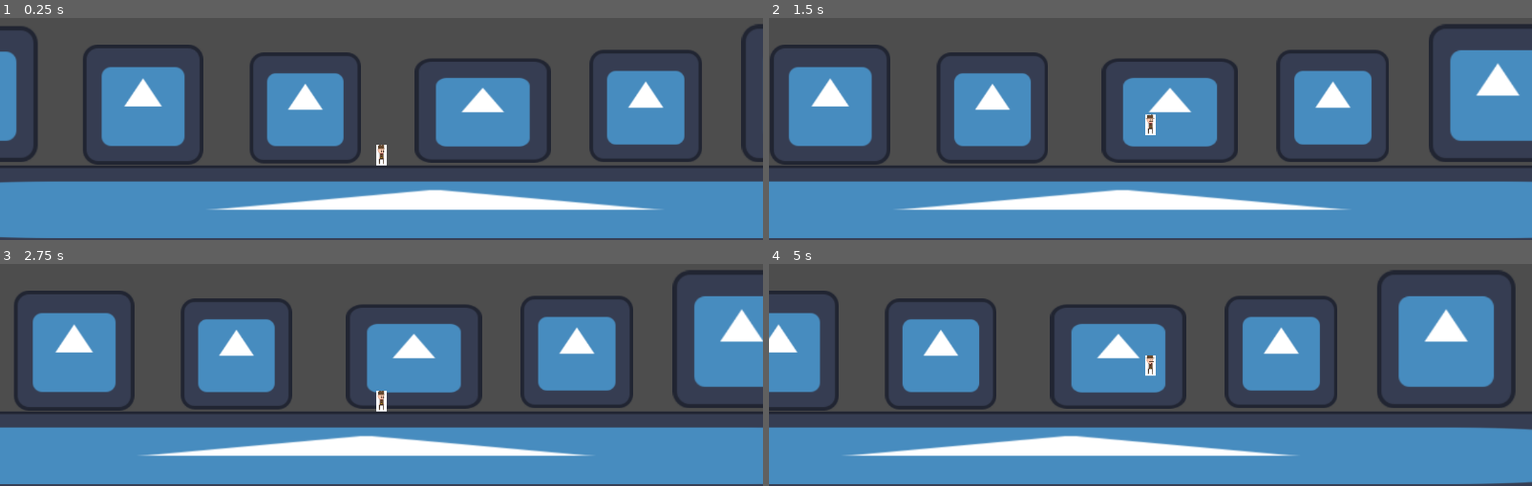
Above: before the commit, frames 1-4 (two rows, left to right).
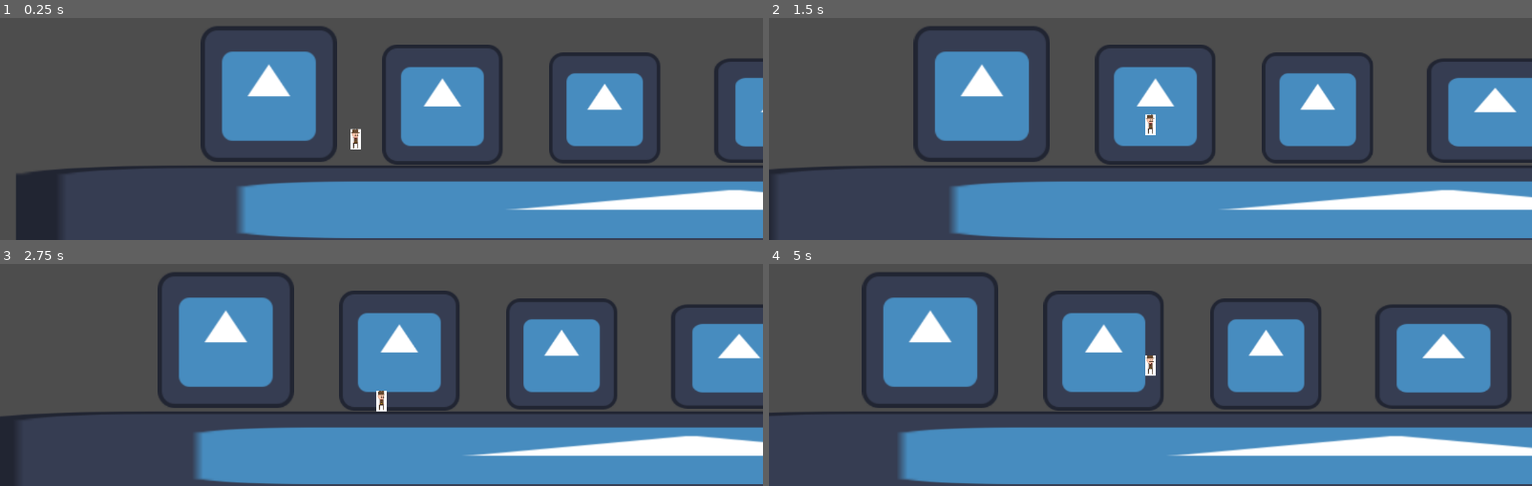
Above: after the commit, the same moments.

Repository: ridleykesecker/gs-western
Game: Godot game, scene res://town_outside.tscn
Same seed, same stepped clock (60 frames per second), same inputs: the game is played once before the commit and once after it. The engine's default icon, where the game draws it, is replaced by a stand-in: a white triangle on a blue panel in a dark square.
Inputs:
- Up to frame 1 (0.25 s): no input
- Up to frame 2 (1.5 s): tap Enter (ui_accept) at 0.5, 0.6, 0.77, 1.07, 1.35 s; hold Right (ui_right) from 0.53 s (still down)
- Up to frame 3 (2.75 s): tap Enter (ui_accept) at 1.52, 1.82, 2.1 s; release Right (ui_right) at 2.03 s; hold Left (ui_left) from 2.03 s (still down)
- Up to frame 4 (5 s): release Left (ui_left) at 2.78 s; hold Right (ui_right) 2.78-4.28 s; tap Enter (ui_accept) at 2.85, 3.02, 3.32, 3.6, 3.77, 4.07, 4.35, 4.52, 4.82 s; hold Left (ui_left) from 4.28 s (still down)

The runs differ from the first frame. In frame 1, 38% of the frame differs, in the area x 0-100%, y 2-100%; in frame 2, 31%; in frame 3, 31%; in frame 4, 29%.

Commit message:
sfhxhhsg

Diff:
--- a/western/Area2D.gd
+++ b/western/Area2D.gd
@@ -2,7 +2,7 @@
 
 var at_door = false
 
-func _process(delta):
+func _process(_delta):
 	if Input.is_action_pressed("ui_up") and at_door:
 		get_tree().change_scene_to_file("res://sheriffs_office_inside.tscn")
 		at_door = false
--- a/western/CharacterBody2D.gd
+++ b/western/CharacterBody2D.gd
@@ -11,19 +11,19 @@
 var gravity = ProjectSettings.get_setting("physics/2d/default_gravity")
 
 
-func _physics_process(delta):
+func _physics_process(_delta):
 	# Add the gravity.
 	if not is_on_floor():
-		velocity.y += gravity * delta
+		velocity.y += gravity * _delta
 
 	# Handle Jump.
 	if Input.is_action_just_pressed("ui_accept") and is_on_floor():
 		velocity.y = JUMP_VELOCITY
 
-	#if Input.is_action_pressed("ui_sprint"):
-	#	speed = sprintSpeed
-	#else:
-	#	speed = DEFAULT_SPEED
+	if Input.is_action_pressed("ui_sprint"):
+		speed = sprintSpeed
+	else:
+		speed = DEFAULT_SPEED
 
 	# Get the input direction and handle the movement/deceleration.
 	# As good practice, you should replace UI actions with custom gameplay actions.
@@ -34,19 +34,3 @@
 		velocity.x = move_toward(velocity.x, 0, speed)
 
 	move_and_slide()
-
-
-func _on_body_exited(body):
-	pass # Replace with function body.
-
-
-func _on_body_entered(body):
-	pass # Replace with function body.
-
-
-func _on_exit_body_entered(body):
-	pass # Replace with function body.
-
-
-func _on_exit_body_exited(body):
-	pass # Replace with function body.
--- a/western/bank_inside.tscn
+++ b/western/bank_inside.tscn
@@ -12,10 +12,18 @@
 
 [node name="bank inside" type="Node2D"]
 
-[node name="exit" type="Area2D" parent="."]
+[node name="Label" type="Label" parent="."]
+offset_left = 560.0
+offset_top = 472.0
+offset_right = 628.0
+offset_bottom = 511.0
+text = "bank
+"
+
+[node name="bankexit" type="Area2D" parent="."]
 script = ExtResource("1_r53oq")
 
-[node name="CollisionShape2D" type="CollisionShape2D" parent="exit"]
+[node name="CollisionShape2D" type="CollisionShape2D" parent="bankexit"]
 position = Vector2(864.5, 547)
 shape = SubResource("RectangleShape2D_qjd75")
 
@@ -33,5 +41,5 @@
 [node name="player" parent="." instance=ExtResource("2_hdpux")]
 position = Vector2(615, 562)
 
-[connection signal="body_entered" from="exit" to="exit" method="_on_exit_body_entered"]
-[connection signal="body_exited" from="exit" to="exit" method="_on_exit_body_exited"]
+[connection signal="body_entered" from="bankexit" to="bankexit" method="_on_exit_body_entered"]
+[connection signal="body_exited" from="bankexit" to="bankexit" method="_on_exit_body_exited"]
--- a/western/bankexit.gd
+++ b/western/bankexit.gd
@@ -9,9 +9,9 @@
 		at_door = false
 
 
-func _on_exit_body_entered(body):
+func _on_body_entered(_bankexit):
 	at_door = true
 
 
-func _on_exit_body_exited(body):
+func _on_body_exited(_bankexit):
 	at_door = false
--- a/western/barn_inside.tscn
+++ b/western/barn_inside.tscn
@@ -15,10 +15,10 @@
 [node name="player" parent="." instance=ExtResource("1_aqubc")]
 position = Vector2(640, 521)
 
-[node name="exit" type="Area2D" parent="."]
+[node name="barnexit" type="Area2D" parent="."]
 script = ExtResource("2_0j2ru")
 
-[node name="CollisionShape2D" type="CollisionShape2D" parent="exit"]
+[node name="CollisionShape2D" type="CollisionShape2D" parent="barnexit"]
 position = Vector2(854, 546.5)
 shape = SubResource("RectangleShape2D_ax3co")
 
@@ -33,5 +33,12 @@
 scale = Vector2(4.40625, 0.617188)
 texture = ExtResource("3_f2m61")
 
-[connection signal="body_entered" from="exit" to="exit" method="_on_body_entered"]
-[connection signal="body_exited" from="exit" to="exit" method="_on_body_exited"]
+[node name="Label" type="Label" parent="."]
+offset_left = 546.0
+offset_top = 497.0
+offset_right = 709.0
+offset_bottom = 520.0
+text = "barn"
+
+[connection signal="body_entered" from="barnexit" to="barnexit" method="_on_body_entered"]
+[connection signal="body_exited" from="barnexit" to="barnexit" method="_on_body_exited"]
--- a/western/barnexit.gd
+++ b/western/barnexit.gd
@@ -9,9 +9,11 @@
 		at_door = false
 
 
-func _on_body_entered(body):
+func _on_body_entered(_barnexit):
 	at_door = true
 
 
-func _on_body_exited(body):
+func _on_body_exited(_barnexit):
 	at_door = false
+
+func bankexit(on_body_entered):
--- /dev/null
+++ b/western/leftboundary.gd
@@ -0,0 +1,11 @@
+extends Area2D
+
+
+# Called when the node enters the scene tree for the first time.
+func _ready():
+	pass # Replace with function body.
+
+
+# Called every frame. 'delta' is the elapsed time since the previous frame.
+func _process(delta):
+	pass
--- /dev/null
+++ b/western/mountaintrailing.gd
@@ -0,0 +1,28 @@
+extends CharacterBody2D
+
+
+const SPEED = 60.0
+const JUMP_VELOCITY = -100
+
+# Get the gravity from the project settings to be synced with RigidBody nodes.
+
+
+
+func _physics_process(delta):
+	# Handle Jump.
+	if Input.is_action_just_pressed("ui_accept") and is_on_floor():
+		velocity.y = JUMP_VELOCITY
+
+	# Get the input direction and handle the movement/deceleration.
+	# As good practice, you should replace UI actions with custom gameplay actions.
+	var direction = Input.get_axis("ui_left", "ui_right")
+	if direction:
+		velocity.x = direction * SPEED
+	else:
+		velocity.x = move_toward(velocity.x, 0, SPEED)
+
+	move_and_slide()
+
+
+func _on_area_2d_area_shape_entered(area_rid, area, area_shape_index, local_shape_index):
+	pass # Replace with function body.
--- a/western/sheriffofficeexit.gd
+++ b/western/sheriffofficeexit.gd
@@ -9,9 +9,9 @@
 		at_door = false
 
 
-func _on_body_entered(body):
+func _on_body_entered(_sheriffexit):
 	at_door = true
 
 
-func _on_body_exited(body):
+func _on_body_exited(_sheriffexit):
 	at_door = false
--- a/western/sheriffs_office_inside.tscn
+++ b/western/sheriffs_office_inside.tscn
@@ -15,11 +15,11 @@
 [node name="player" parent="." instance=ExtResource("2_r4hb2")]
 position = Vector2(645, 544)
 
-[node name="exit" type="Area2D" parent="."]
+[node name="sheriffexit" type="Area2D" parent="."]
 script = ExtResource("2_b8pax")
 
-[node name="CollisionShape2D" type="CollisionShape2D" parent="exit"]
-position = Vector2(850.5, 548.5)
+[node name="CollisionShape2D" type="CollisionShape2D" parent="sheriffexit"]
+position = Vector2(848, 545)
 shape = SubResource("RectangleShape2D_2n4t6")
 
 [node name="StaticBody2D" type="StaticBody2D" parent="."]
@@ -33,5 +33,12 @@
 scale = Vector2(4.40625, 0.617188)
 texture = ExtResource("1_mblpv")
 
-[connection signal="body_entered" from="exit" to="exit" method="_on_body_entered"]
-[connection signal="body_exited" from="exit" to="exit" method="_on_body_exited"]
+[node name="Label" type="Label" parent="."]
+offset_left = 546.0
+offset_top = 497.0
+offset_right = 709.0
+offset_bottom = 520.0
+text = "sheriff office"
+
+[connection signal="body_entered" from="sheriffexit" to="sheriffexit" method="_on_body_entered"]
+[connection signal="body_exited" from="sheriffexit" to="sheriffexit" method="_on_body_exited"]
--- a/western/town_outside.tscn
+++ b/western/town_outside.tscn
@@ -1,18 +1,22 @@
-[gd_scene load_steps=8 format=3 uid="uid://ccovp4y1dju85"]
+[gd_scene load_steps=9 format=3 uid="uid://ccovp4y1dju85"]
 
 [ext_resource type="Texture2D" uid="uid://b8juwws6uv5c3" path="res://icon.svg" id="1_ctl16"]
+[ext_resource type="Script" path="res://mountaintrailing.gd" id="1_do4xv"]
 [ext_resource type="Script" path="res://Area2D.gd" id="2_4tnuw"]
 [ext_resource type="PackedScene" uid="uid://ch5ml5k2kaq6w" path="res://player.tscn" id="2_mt7x6"]
 [ext_resource type="Script" path="res://enter bank.gd" id="3_mp780"]
 [ext_resource type="Script" path="res://enter barn.gd" id="4_8s76v"]
 
 [sub_resource type="RectangleShape2D" id="RectangleShape2D_o20xx"]
-size = Vector2(75, 76.1781)
+size = Vector2(141.625, 171.011)
 
 [sub_resource type="RectangleShape2D" id="RectangleShape2D_xah7w"]
 size = Vector2(128.354, 32.3678)
 
 [node name="town_outside" type="Node2D"]
+
+[node name="CharacterBody2D" type="CharacterBody2D" parent="."]
+script = ExtResource("1_do4xv")
 
 [node name="sheriffs office outside" type="Sprite2D" parent="."]
 position = Vector2(281, 432)
@@ -49,7 +53,7 @@
 script = ExtResource("2_4tnuw")
 
 [node name="CollisionShape2D" type="CollisionShape2D" parent="enter sheriffs office"]
-position = Vector2(-7, 2)
+position = Vector2(-8, -26.9889)
 shape = SubResource("RectangleShape2D_o20xx")
 
 [node name="enter bank" type="Area2D" parent="."]
@@ -57,6 +61,7 @@
 script = ExtResource("3_mp780")
 
 [node name="CollisionShape2D" type="CollisionShape2D" parent="enter bank"]
+position = Vector2(-1, -21.9777)
 shape = SubResource("RectangleShape2D_o20xx")
 
 [node name="enter barn" type="Area2D" parent="."]
@@ -64,8 +69,12 @@
 script = ExtResource("4_8s76v")
 
 [node name="CollisionShape2D" type="CollisionShape2D" parent="enter barn"]
-position = Vector2(-1274, -4)
+position = Vector2(-1276, -28.4944)
 shape = SubResource("RectangleShape2D_o20xx")
+
+[node name="player" parent="." instance=ExtResource("2_mt7x6")]
+position = Vector2(-95, 447)
+scale = Vector2(1, 1)
 
 [node name="StaticBody2D" type="StaticBody2D" parent="."]
 position = Vector2(-1, 4)
@@ -80,9 +89,6 @@
 scale = Vector2(16.9453, 1.01953)
 shape = SubResource("RectangleShape2D_xah7w")
 
-[node name="player" parent="." instance=ExtResource("2_mt7x6")]
-position = Vector2(396, 488)
-
 [connection signal="body_entered" from="enter sheriffs office" to="enter sheriffs office" method="_on_body_entered"]
 [connection signal="body_exited" from="enter sheriffs office" to="enter sheriffs office" method="_on_body_exited"]
 [connection signal="area_shape_entered" from="enter bank" to="enter bank" method="_on_area_shape_entered"]
Binary file added: western/moutains.jpg
Not shown, added: western/moutains.jpg.import
